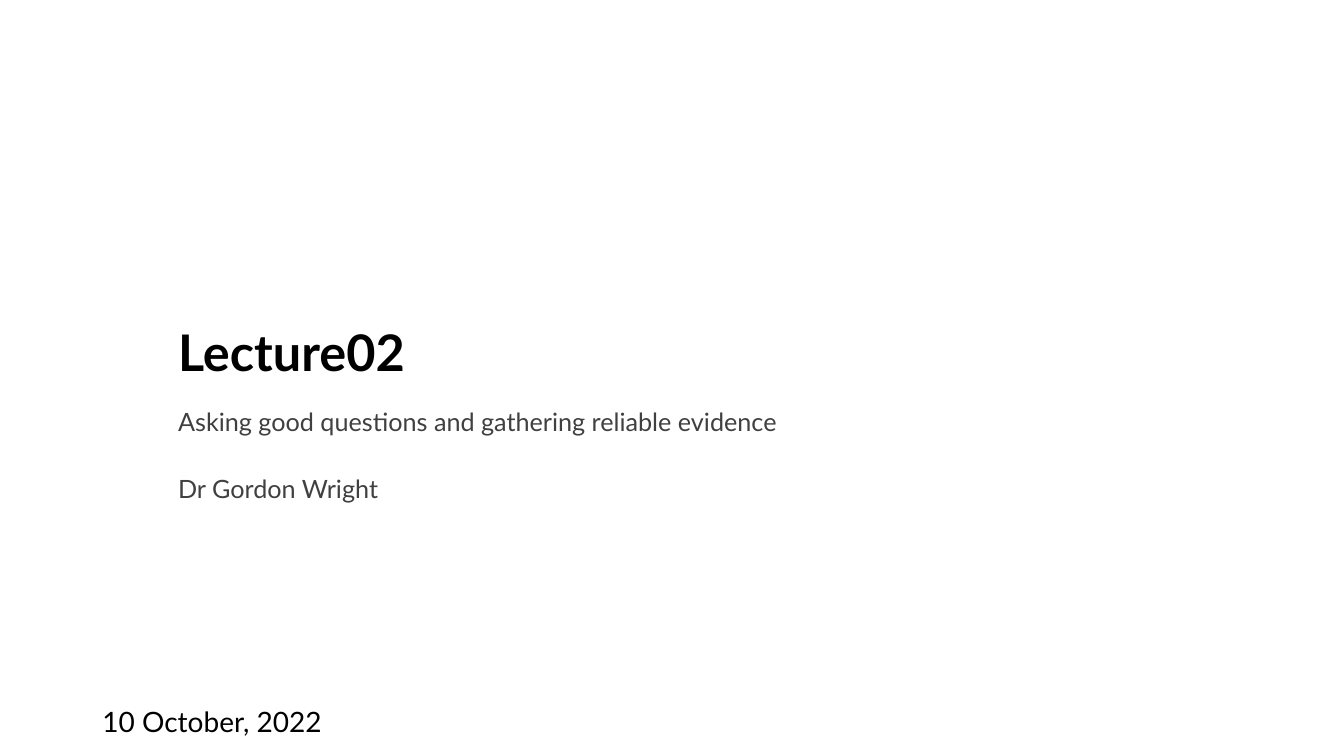
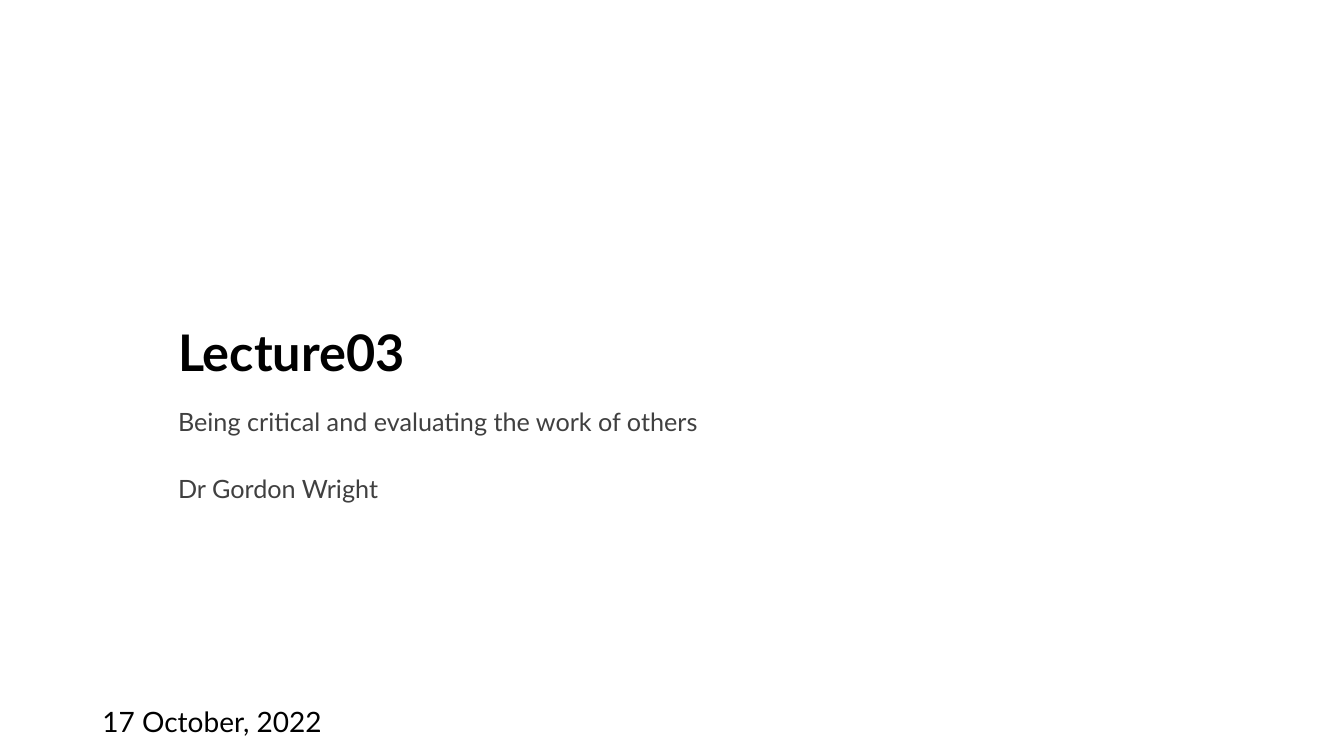
Before and after one commit to LittleMonkeyLab/PS52007Dslides, a slide deck: slide 1 of _site/lectures/Lecture03/Lecture03.pptx. Drawn at 1344x756 pixels with LibreOffice and Linux fonts; fonts in the diff are those of the drawing; background and template pictures are left out. Boxes give left, top, right and bottom in pixels: in the first picture for what was removed or moved away, otherwise in the second. Text is boxed around its words. In the diff, an @@ line names an element or a change of style, - is before the commit and + after.

```diff
--- a/_site/lectures/Lecture03/Lecture03.pptx
+++ b/_site/lectures/Lecture03/Lecture03.pptx
@@ title at (178,334,405,372): text changed @@
-Lecture02
+Lecture03
@@ subtitle at (178,412,697,503): text changed @@
-Asking good questions and gathering reliable evidence
-Dr Gordon Wright
+Being critical and evaluating the work of others
+Dr Gordon Wright
@@ text at (102,711,322,736): text changed @@
-10 October, 2022
+17 October, 2022
```
Also in this commit, not shown: 1 other slide changed, 23 slides added, 1 slide removed, 47 other files.
